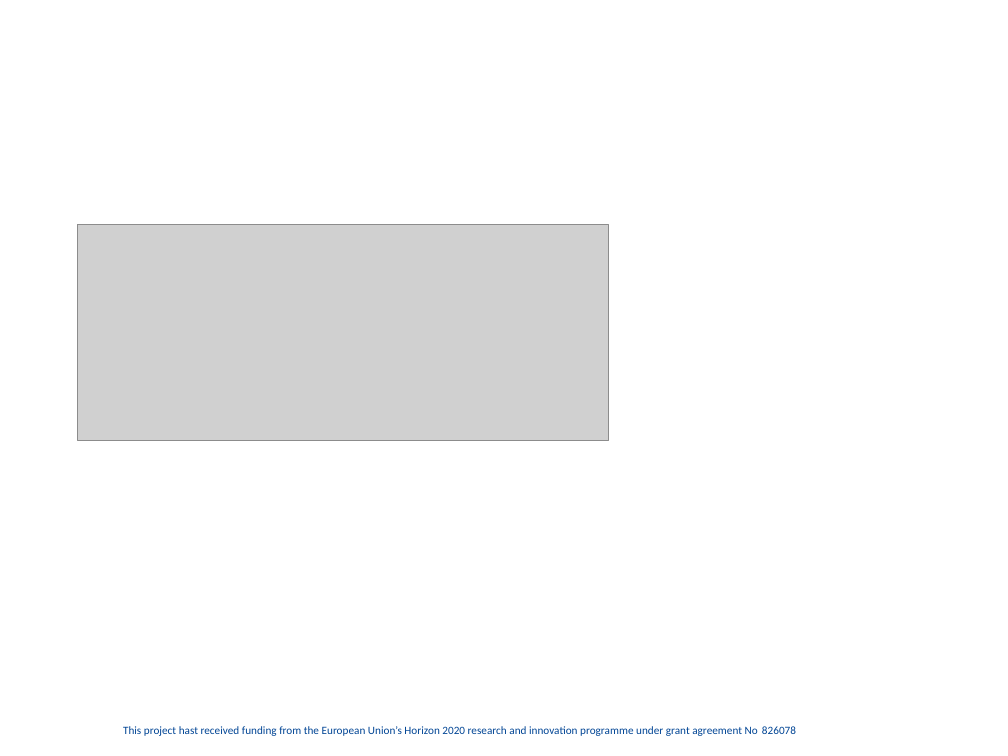
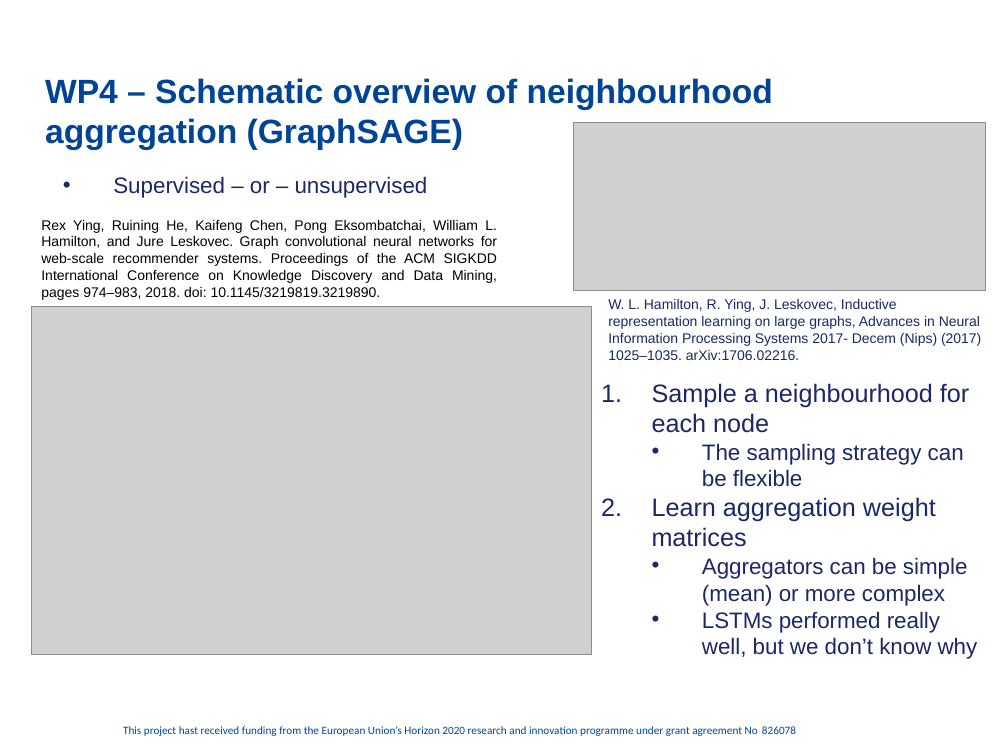
Before and after one commit to cassinius/phd-presentations, a slide deck: slide 5 of 2020/FC_sept_Graphs_LS/FeatureCloud_PPT_WP4_update.pptx (slide 4 before the commit). Drawn at 1008x756 pixels with LibreOffice and Linux fonts; fonts in the diff are those of the drawing; grey boxes stand for pictures; background and template pictures are left out. Boxes give left, top, right and bottom in pixels: in the first picture for what was removed or moved away, otherwise in the second. Text is boxed around its words. In the diff, an @@ line names an element or a change of style, - is before the commit and + after.

```diff
--- a/2020/FC_sept_Graphs_LS/FeatureCloud_PPT_WP4_update.pptx
+++ b/2020/FC_sept_Graphs_LS/FeatureCloud_PPT_WP4_update.pptx
@@ title added at [45, 78, 773, 150], 24 pt, text #004595, bold @@
+WP4 – Schematic overview of neighbourhood aggregation (GraphSAGE)
@@ picture: place and size @@
-picture at [78, 225, 608, 442]
+picture at [574, 123, 986, 291]
@@ text added at [113, 176, 428, 198], 16 pt, text #1B2867 @@
+• Supervised – or – unsupervised
@@ text added at [41, 220, 498, 300], 10 pt, text #000000 @@
+Rex Ying, Ruining He, Kaifeng Chen, Pong Eksombatchai, William L. Hamilton, and Jure Leskovec. Graph convolutional neural networks for web-scale recommender systems. Proceedings of the ACM SIGKDD International Conference on Knowledge Discovery and Data Mining, pages 974–983, 2018. doi: 10.1145/3219819.3219890.
@@ text added at [608, 299, 981, 360], 10 pt, text #1B2867 @@
+W. L. Hamilton, R. Ying, J. Leskovec, Inductive representation learning on large graphs, Advances in Neural Information Processing Systems 2017- Decem (Nips) (2017) 1025–1035. arXiv:1706.02216.
@@ picture added at [31, 306, 591, 655] @@
@@ text added at [652, 383, 978, 659], 16 pt, text #1B2867 @@
+1. Sample a neighbourhood for each node
+  • The sampling strategy can be flexible
+2. Learn aggregation weight matrices
+  • Aggregators can be simple (mean) or more complex
+  • LSTMs performed really well, but we don’t know why
```
Also in this commit, not shown: 6 other slides changed, 5 slides removed, 2 other files.
